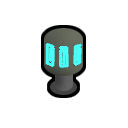
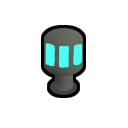
Before/after of a 128 × 128 layered artwork. What changed in the layer stack:
painted on "Layer 12" over <box>48,43,82,68</box>
